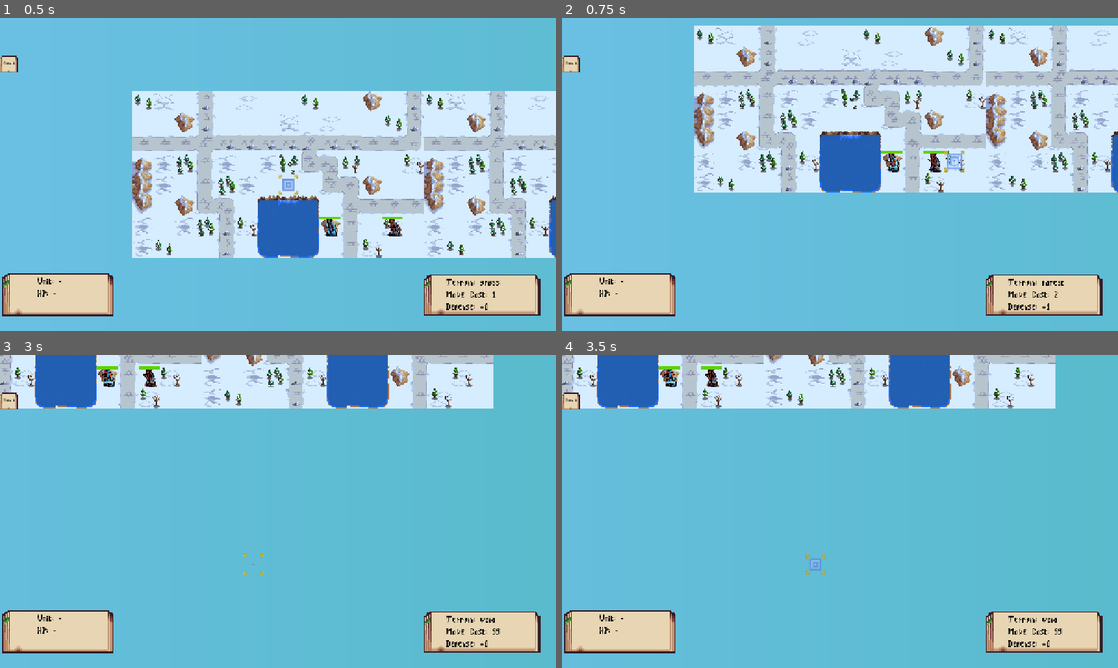
Above: before the commit, frames 1-4 (two rows, left to right).
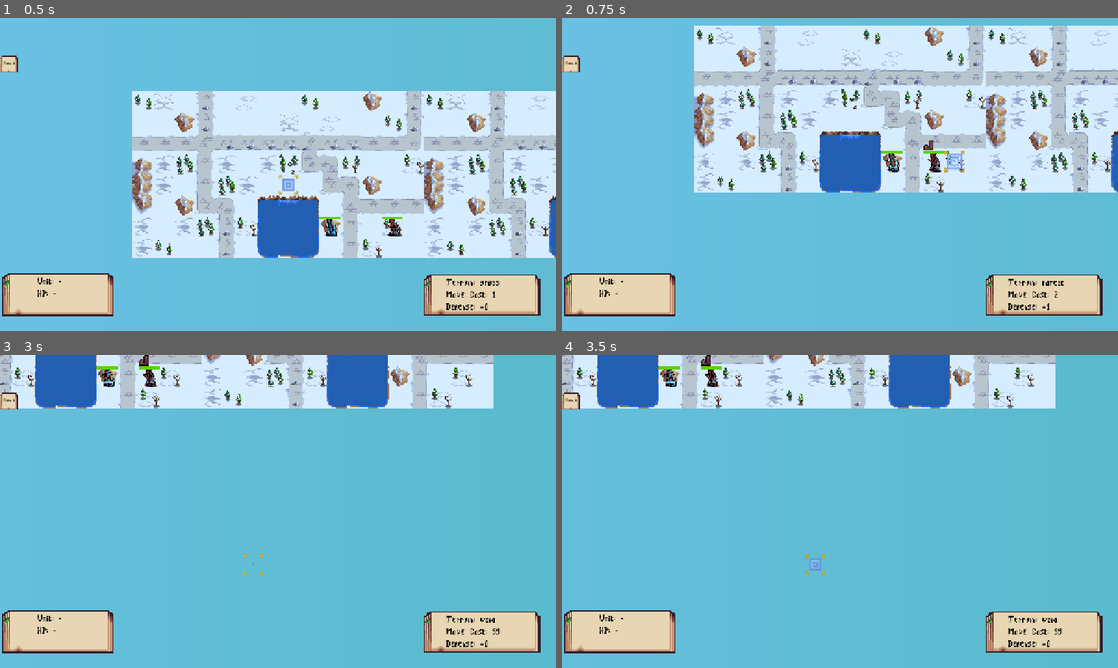
Above: after the commit, the same moments.

Repository: SpangelyWalnuts/Arcana-1.0-Demo
Game: Godot game, scene res://scenes/core/Main.tscn
The game is run twice, just before and just after one commit, with the same random seed, the same clock (stepped at 60 frames per second) and the same inputs. This scene is started directly instead of the project's main scene.
Inputs (mouse positions are in pixels of both pictures, inside the frame that each line leads up to):
- Up to frame 1 (0.5 s): no input
- Up to frame 2 (0.75 s): tap Enter at 0.5 s; move the mouse to (962, 158) at 0.52 s; hold S (camera_down) from 0.53 s (still down); click (962, 158) at 0.67 s
- Up to frame 3 (3 s): move the mouse to (166, 527) at 1.27 s; release S (camera_down) at 1.28 s; tap A (camera_left) at 1.35 s; click (166, 527) at 1.42 s; tap Space at 2 s; move the mouse to (333, 442) at 2.02 s; hold D (camera_right) 2.03-2.78 s; click (333, 442) at 2.17 s; move the mouse to (250, 574) at 2.77 s; tap W (camera_up) at 2.85 s; click (250, 574) at 2.92 s
- Up to frame 4 (3.5 s): no input

Frame 1 is identical in both runs. In frame 2, less than 0.1% of the frame differs, in the area x 65-67%, y 39-43%; in frame 3, less than 0.1%, in the area x 25-27%, y 0-4%; in frame 4, less than 0.1%.

Commit message:
STABLE bug fixes
Fixed skill damage bug
Fixed icons

Mostly UI pass
added enemy attack ranges

Diff:
--- a/Arcana 1.0 - Revert/data/skills/Pyromancer/Fireball.tres
+++ b/Arcana 1.0 - Revert/data/skills/Pyromancer/Fireball.tres
@@ -4,8 +4,9 @@
 
 [resource]
 script = ExtResource("1_nak34")
-name = "FIreball"
+name = "Fireball"
 mana_cost = 4
 cast_range = 5
 aoe_radius = 2
+flat_power = 1
 target_type = 1
--- a/Arcana 1.0 - Revert/data/unit_classes/Artificer.tres
+++ b/Arcana 1.0 - Revert/data/unit_classes/Artificer.tres
@@ -1,9 +1,10 @@
-[gd_resource type="Resource" script_class="UnitClass" load_steps=5 format=3 uid="uid://bvkvy6vfo1ylc"]
+[gd_resource type="Resource" script_class="UnitClass" load_steps=6 format=3 uid="uid://bvkvy6vfo1ylc"]
 
 [ext_resource type="Script" uid="uid://b823ipo4ebjd5" path="res://scripts/data/unit_class.gd" id="1_i74ft"]
 [ext_resource type="Script" uid="uid://sakf75ug1g8j" path="res://scripts/data/skill.gd" id="2_av64s"]
 [ext_resource type="Resource" uid="uid://83hx2jarskvu" path="res://data/skills/artificer/alacrity.tres" id="3_ash0m"]
 [ext_resource type="Resource" uid="uid://4p4g2olvpi2h" path="res://data/skills/artificer/insight.tres" id="4_p2xr4"]
+[ext_resource type="Texture2D" uid="uid://dohdap1fk0eus" path="res://art/Alchemist_Map_Sprite.png" id="5_ash0m"]
 
 [resource]
 script = ExtResource("1_i74ft")
@@ -17,3 +18,4 @@
 growth_defense = 0.3
 growth_move = 0.0
 growth_mana = 1.0
+sprite_texture = ExtResource("5_ash0m")
--- a/Arcana 1.0 - Revert/data/unit_classes/Druid.tres
+++ b/Arcana 1.0 - Revert/data/unit_classes/Druid.tres
@@ -1,9 +1,11 @@
-[gd_resource type="Resource" script_class="UnitClass" load_steps=5 format=3 uid="uid://dr514xgg3ujki"]
+[gd_resource type="Resource" script_class="UnitClass" load_steps=7 format=3 uid="uid://dr514xgg3ujki"]
 
 [ext_resource type="Script" uid="uid://b823ipo4ebjd5" path="res://scripts/data/unit_class.gd" id="1_851fg"]
+[ext_resource type="Texture2D" uid="uid://dsl8culjlvove" path="res://art/units/druid/Druid Icon.png" id="1_fmy7s"]
 [ext_resource type="Script" uid="uid://sakf75ug1g8j" path="res://scripts/data/skill.gd" id="2_nnrtr"]
 [ext_resource type="Resource" uid="uid://ci844ttgxgesx" path="res://data/skills/druid/Entangling Vines.tres" id="3_h63y4"]
 [ext_resource type="Resource" uid="uid://c7j2c7apo5id" path="res://data/skills/druid/Earths_Bounty.tres" id="4_jbx38"]
+[ext_resource type="Texture2D" uid="uid://5vs3tvwphfuf" path="res://art/units/druid/Druid Map.png" id="5_jbx38"]
 
 [resource]
 script = ExtResource("1_851fg")
@@ -17,3 +19,6 @@
 growth_defense = 0.3
 growth_move = 0.0
 growth_mana = 0.2
+sprite_texture = ExtResource("5_jbx38")
+portrait_texture = ExtResource("1_fmy7s")
+icon_texture = ExtResource("1_fmy7s")
--- a/Arcana 1.0 - Revert/scenes/core/Main.tscn
+++ b/Arcana 1.0 - Revert/scenes/core/Main.tscn
@@ -1,8 +1,10 @@
-[gd_scene load_steps=65 format=3 uid="uid://n3fdkibgiero"]
+[gd_scene load_steps=67 format=3 uid="uid://n3fdkibgiero"]
 
 [ext_resource type="Script" uid="uid://h2yfgpr5nkon" path="res://scripts/core/Main.gd" id="1_v0fxp"]
+[ext_resource type="PackedScene" uid="uid://dtcrbthviju4m" path="res://scenes/ui/SelectionRing.tscn" id="2_8kqbm"]
 [ext_resource type="PackedScene" uid="uid://cdxb46fgjtu0c" path="res://scenes/units/Unit.tscn" id="2_dau2k"]
 [ext_resource type="Script" uid="uid://corb5o4r3fpqi" path="res://scripts/battle_objective.gd" id="2_j15km"]
+[ext_resource type="PackedScene" uid="uid://0sr0345y8pe3" path="res://scenes/ui/FloatingText.tscn" id="3_kylyq"]
 [ext_resource type="PackedScene" uid="uid://r6ncydstrjf5" path="res://scenes/RangeTile.tscn" id="3_ld2r7"]
 [ext_resource type="PackedScene" uid="uid://bar32phypb100" path="res://scenes/AttackTile.tscn" id="4_nxm05"]
 [ext_resource type="Script" uid="uid://bsqdk8ekr04j0" path="res://scripts/core/grid_controller.gd" id="5_x24xt"]
@@ -156,7 +158,9 @@
 
 [node name="Main" type="Node2D"]
 script = ExtResource("1_v0fxp")
+selection_ring_scene = ExtResource("2_8kqbm")
 use_procedural_map = true
+floating_text_scene = ExtResource("3_kylyq")
 battle_objective = SubResource("Resource_57s6d")
 unit_scene = ExtResource("2_dau2k")
 range_tile_scene = ExtResource("3_ld2r7")
@@ -350,10 +354,9 @@
 theme_override_styles/panel = SubResource("StyleBoxTexture_d7485")
 
 [node name="StatusIcons" type="HBoxContainer" parent="UI/TileInfoPanel/Panel2"]
-visible = false
 layout_mode = 0
 offset_left = 26.0
-offset_top = 63.0
+offset_top = 68.0
 offset_right = 81.0
 offset_bottom = 81.0
 
--- /dev/null
+++ b/Arcana 1.0 - Revert/scenes/ui/SelectionRing.tscn
@@ -0,0 +1,10 @@
+[gd_scene load_steps=2 format=3 uid="uid://dtcrbthviju4m"]
+
+[ext_resource type="Texture2D" uid="uid://ptcjdkn0dv7q" path="res://art/ui/Selection.png" id="1_5cupy"]
+
+[node name="Node2D" type="Node2D"]
+
+[node name="Sprite2D" type="Sprite2D" parent="."]
+modulate = Color(1, 1, 0, 0.6)
+texture = ExtResource("1_5cupy")
+offset = Vector2(16, 16)
--- a/Arcana 1.0 - Revert/scenes/units/Unit.tscn
+++ b/Arcana 1.0 - Revert/scenes/units/Unit.tscn
@@ -1,10 +1,16 @@
-[gd_scene load_steps=3 format=3 uid="uid://cdxb46fgjtu0c"]
+[gd_scene load_steps=6 format=3 uid="uid://cdxb46fgjtu0c"]
 
 [ext_resource type="Script" uid="uid://c2kfu4b3sbqbo" path="res://scripts/units/unit.gd" id="1_fqlnf"]
+[ext_resource type="Texture2D" uid="uid://nhlhj45xxg6w" path="res://art/ui/status_icons/Attacking.png" id="2_5uit4"]
 [ext_resource type="Texture2D" uid="uid://cpb0iwxqmhhux" path="res://art/units/Cryomancer map.png" id="2_gocqw"]
+[ext_resource type="Texture2D" uid="uid://bd1vjbh0qxb" path="res://art/ui/status_icons/Moving.png" id="3_e2ob1"]
+[ext_resource type="Texture2D" uid="uid://b78urms4wqv82" path="res://art/ui/status_icons/fatigue.png" id="4_5uit4"]
 
 [node name="Units" type="Node2D"]
 script = ExtResource("1_fqlnf")
+intent_attack_texture = ExtResource("2_5uit4")
+intent_move_texture = ExtResource("3_e2ob1")
+intent_wait_texture = ExtResource("4_5uit4")
 
 [node name="Sprite2D" type="Sprite2D" parent="."]
 texture_filter = 1
@@ -13,9 +19,10 @@
 centered = false
 
 [node name="StatusIcons" type="HBoxContainer" parent="."]
-offset_top = -44.0
-offset_right = 40.0
-offset_bottom = -4.0
+offset_left = 1.0
+offset_top = 26.0
+offset_right = 31.0
+offset_bottom = 31.0
 size_flags_horizontal = 4
 mouse_filter = 2
 
@@ -37,3 +44,10 @@
 offset_bottom = 24.0
 mouse_filter = 2
 color = Color(0.36232832, 0.82887036, 3.85046e-07, 1)
+
+[node name="IntentIcon" type="TextureRect" parent="."]
+texture_filter = 1
+texture_repeat = 1
+custom_minimum_size = Vector2(-8, -8)
+offset_top = -17.0
+offset_bottom = -17.0
--- a/Arcana 1.0 - Revert/scripts/core/Main.gd
+++ b/Arcana 1.0 - Revert/scripts/core/Main.gd
@@ -18,6 +18,11 @@
 
 # Helper to avoid incrementing turn before the first real player phase
 var _first_player_phase_done: bool = false
+
+@export var selection_ring_scene: PackedScene
+
+var _selection_ring: Node2D = null
+var _selection_ring_tween: Tween = null
 
 @onready var skill_system: SkillSystem = $SkillSystem
 @export var use_procedural_map: bool = false
@@ -72,6 +77,9 @@
 var active_attack_tiles: Array[Node2D] = []    # NEW: attack tiles
 var active_skill_preview_tiles: Array = []
 var last_preview_tile: Vector2i = Vector2i(-999, -999)
+# Enemy hover attack-preview tiles
+var active_enemy_attack_tiles: Array[Node2D] = []
+var _enemy_preview_unit: Node2D = null
 
 
 func _ready() -> void:
@@ -81,6 +89,13 @@
 	skill_menu.skill_selected.connect(_on_skill_menu_selected)
 	skill_menu.skill_selected.connect(_on_skill_menu_skill_selected)
 	_update_turn_label()
+
+		# --- Selection ring setup ---
+	if selection_ring_scene != null:
+		_selection_ring = selection_ring_scene.instantiate()
+		overlay.add_child(_selection_ring)  # put it above the map
+		_selection_ring.visible = false
+
 	if music_player != null:
 		music_player.play()
 		# Make sure end-of-battle panels start hidden
@@ -256,6 +271,7 @@
 
 	combat_manager.perform_attack(selected_unit, target)
 	selected_unit = null
+	_update_selection_ring(null)
 	input_mode = InputMode.FREE
 	clear_all_ranges()
 	action_menu.hide_menu()
@@ -295,6 +311,7 @@
 		selected_unit.has_acted = true
 		_play_deselect_fx(selected_unit)
 		selected_unit = null
+		_update_selection_ring(null)
 		clear_all_ranges()
 
 		if action_menu.has_method("hide_menu"):
@@ -337,6 +354,7 @@
 
 	_play_deselect_fx(selected_unit)
 	selected_unit = null
+	_update_selection_ring(null)
 	clear_all_ranges()
 
 	if action_menu.has_method("hide_menu"):
@@ -376,6 +394,7 @@
 
 	# Clear selection and range after casting
 	selected_unit = null
+	_update_selection_ring(null)
 	clear_all_ranges()
 
 func _try_select_unit_at_tile(tile: Vector2i) -> void:
@@ -394,6 +413,7 @@
 			_play_deselect_fx(selected_unit)
 
 		selected_unit = unit
+		_update_selection_ring(selected_unit)
 		_focus_camera_on_unit(selected_unit)
 		input_mode = InputMode.AWAIT_ACTION
 		clear_all_ranges()
@@ -415,7 +435,8 @@
 		clear_all_ranges()
 		action_menu.hide_menu()
 		skill_menu.hide_menu()
-
+		# 🔹 Hide ring
+		_update_selection_ring(null)
 
 func _try_move_selected_unit_to_tile(tile: Vector2i) -> void:
 	if selected_unit == null:
@@ -442,6 +463,7 @@
 		else:
 			print("Enemy is out of attack range.")
 			selected_unit = null
+			_update_selection_ring(null)
 			clear_all_ranges()
 		return
 
@@ -465,6 +487,7 @@
 		selected_unit.get_node("Sprite2D").modulate = Color.WHITE
 
 	selected_unit = null
+	_update_selection_ring(null)
 	clear_all_ranges()
 
 	if _all_player_units_have_acted():
@@ -486,11 +509,19 @@
 			_apply_status_skill(user, target, skill)
 
 		Skill.EffectType.TERRAIN:
-			# Terrain manipulation skills (walls, vines, spikes, etc.)
-			print("debug")
-
-			# Default: DAMAGE
+			# Terrain manipulation skills are usually handled via tile targeting
+			# (is_terrain_object_skill path). If a TERRAIN skill somehow targets
+			# a unit, we just log it for now.
+			print("Terrain skill targeted a unit; no direct unit effect implemented.")
+
+		Skill.EffectType.DAMAGE:
+			# 🔹 This is what Fireball / Lightning Bolt / etc. need
 			_apply_skill_damage(user, target, skill)
+
+		_:
+			# Fallback: treat unknown types as damage, just in case.
+			_apply_skill_damage(user, target, skill)
+
 
 
 func _apply_skill_heal(user, target, skill: Skill) -> void:
@@ -519,18 +550,25 @@
 	if user == null or target == null or skill == null:
 		return
 
-	# 🔹 Include atk buffs/debuffs
-	var atk_bonus: int = StatusManager.get_atk_bonus(user)
-	var base_attack: int = user.atk + atk_bonus
+	# Base offensive stat – later you can branch on magic vs physical
+	var base_attack: int = user.atk
 
 	var raw: float = float(base_attack) * skill.power_multiplier + float(skill.flat_power)
 	var amount: int = int(round(raw))
 	if amount < 1:
 		amount = 1
 
-	target.hp = max(target.hp - amount, 0)
-	if target.has_method("update_hp_bar"):
-		target.update_hp_bar()
+	# 🔹 Use the same damage pipeline as basic attacks
+	var survived: bool = target.take_damage(amount)
+
+	# Optional: print / popups / SFX
+	print(user.name, " hits ", target.name, " with ", skill.name, " for ", amount, " damage (skill).")
+
+	# If you want, you can branch on survived:
+	# if not survived:
+	#     # extra VFX or log on kill
+	#     pass
+
 
 
 
@@ -690,6 +728,9 @@
 
 			_reset_player_units()
 
+			# 🔹 NEW: recompute enemy intents at the start of player phase
+			_update_enemy_intents()
+
 		turn_manager.Phase.ENEMY:
 			# Enemy's turn begins.
 			print("ENEMY PHASE")
@@ -736,6 +777,21 @@
 		at.position = grid.tile_to_world(tile)
 		active_attack_tiles.append(at)
 
+func _show_enemy_attack_preview(enemy: Node2D) -> void:
+	_clear_enemy_attack_preview()
+
+	if attack_tile_scene == null:
+		push_error("attack_tile_scene is not assigned in the inspector!")
+		return
+
+	# Reuse your FE-style attack range helper
+	var tiles: Array[Vector2i] = get_fe_attack_range(enemy)
+
+	for tile in tiles:
+		var at: Node2D = attack_tile_scene.instantiate()
+		overlay.add_child(at)
+		at.position = grid.tile_to_world(tile)
+		active_enemy_attack_tiles.append(at)
 
 
 func clear_attack_range() -> void:
@@ -744,10 +800,18 @@
 			at.queue_free()
 	active_attack_tiles.clear()
 
+func _clear_enemy_attack_preview() -> void:
+	for at in active_enemy_attack_tiles:
+		if is_instance_valid(at):
+			at.queue_free()
+	active_enemy_attack_tiles.clear()
+	_enemy_preview_unit = null
+
 func clear_all_ranges() -> void:
 	clear_move_range()
 	clear_attack_range()
 	clear_skill_preview()
+	_clear_enemy_attack_preview()
 
 func clear_skill_preview() -> void:
 	for node in active_skill_preview_tiles:
@@ -955,11 +1019,6 @@
 
 	print("Enemy phase done, back to player.")
 	turn_manager.end_turn()
-
-
-
-
-
 
 
 func _on_unit_died(unit) -> void:
@@ -1039,6 +1098,49 @@
 	_initial_player_unit_count = get_tree().get_nodes_in_group("player_units").size()
 
 
+#ENEMY INTENT ICON HELPER
+func _update_enemy_intents() -> void:
+	var enemies: Array = _get_enemy_units()
+	var players: Array = _get_player_units()
+
+	if players.is_empty():
+		# No players → clear intents
+		for enemy in enemies:
+			if enemy != null and is_instance_valid(enemy):
+				if enemy.has_method("set_intent_icon"):
+					enemy.set_intent_icon("")
+		return
+
+	for enemy in enemies:
+		if enemy == null or not is_instance_valid(enemy):
+			continue
+		if enemy.hp <= 0:
+			if enemy.has_method("set_intent_icon"):
+				enemy.set_intent_icon("")
+			continue
+
+		var target = _find_closest_player(enemy)
+		if target == null or not is_instance_valid(target):
+			if enemy.has_method("set_intent_icon"):
+				enemy.set_intent_icon("")
+			continue
+
+		var dist: int = _distance(enemy.grid_position, target.grid_position)
+
+		var intent: String = ""
+
+		# If they could attack right now from their current tile
+		if dist <= enemy.attack_range:
+			intent = "attack"
+		else:
+			# If they are prevented from moving, they effectively "wait"
+			if StatusManager.unit_has_flag(enemy, "prevent_move"):
+				intent = "wait"
+			else:
+				intent = "move"
+
+		if enemy.has_method("set_intent_icon"):
+			enemy.set_intent_icon(intent)
 
 
 # Menu Handler
@@ -1088,6 +1190,7 @@
 				selected_unit.get_node("Sprite2D").modulate = Color.WHITE
 
 			selected_unit = null
+			_update_selection_ring(null)
 			input_mode = InputMode.FREE
 			clear_all_ranges()
 			skill_menu.hide_menu()
@@ -1166,7 +1269,8 @@
 			clear_skill_preview()
 	# --- Combat forecast logic ---
 	_update_combat_forecast()
-
+	#ENEMY HOVER ATTACK PREVIEW
+	_update_enemy_hover_preview()
 # Camera Helper
 func _focus_camera_on_unit(unit) -> void:
 	if unit == null:
@@ -1201,6 +1305,7 @@
 				if selected_unit.has_node("Sprite2D"):
 					selected_unit.get_node("Sprite2D").modulate = Color.WHITE
 					_play_deselect_fx(selected_unit)
+					_update_selection_ring(null)
 				selected_unit = null
 				if action_menu.has_method("hide_menu"):
 					action_menu.hide_menu()
@@ -1217,6 +1322,7 @@
 			action_menu.hide()
 
 	input_mode = InputMode.FREE
+	_update_selection_ring(null)
 
 func _update_combat_forecast() -> void:
 	# Only show forecast when we're in ATTACK mode with a selected unit
@@ -1234,6 +1340,32 @@
 	else:
 		if combat_forecast_panel != null:
 			combat_forecast_panel.hide_forecast()
+
+#ENEMY HOVER RANGE UPDATE HELPER
+func _update_enemy_hover_preview() -> void:
+	# Optional: disable enemy preview when in the middle of player actions
+	if input_mode == InputMode.ATTACK \
+	or input_mode == InputMode.MOVE \
+	or input_mode == InputMode.SKILL_TARGET:
+		_clear_enemy_attack_preview()
+		return
+
+	if grid == null:
+		return
+
+	var tile: Vector2i = grid.cursor_tile
+	var unit = _get_unit_at_tile(tile)
+
+	# Only preview enemies
+	if unit != null and unit.team == "enemy" and is_instance_valid(unit):
+		# If we're still hovering the same enemy, do nothing
+		if unit == _enemy_preview_unit:
+			return
+
+		_enemy_preview_unit = unit
+		_show_enemy_attack_preview(unit)
+	else:
+		_clear_enemy_attack_preview()
 
 #TURN LABEL HELPER
 func _update_turn_label() -> void:
@@ -1259,7 +1391,9 @@
 		_play_deselect_fx(selected_unit)
 
 
+
 	selected_unit = unit
+	_update_selection_ring(selected_unit)
 	_focus_camera_on_unit(selected_unit)
 	input_mode = InputMode.AWAIT_ACTION
 	clear_all_ranges()
@@ -1735,3 +1869,42 @@
 
 		# Duration handling
 		eff.tick_duration()
+
+#SLECTION RING HELPER
+func _update_selection_ring(unit: Node2D) -> void:
+	if _selection_ring == null:
+		return
+
+	# No unit → hide ring
+	if unit == null or not is_instance_valid(unit):
+		_selection_ring.visible = false
+		if _selection_ring_tween != null and _selection_ring_tween.is_running():
+			_selection_ring_tween.kill()
+		return
+
+	# Position ring
+	_selection_ring.global_position = unit.global_position
+	_selection_ring.visible = true
+
+	# Kill old tween if any
+	if _selection_ring_tween != null and _selection_ring_tween.is_running():
+		_selection_ring_tween.kill()
+
+	# Start a pulsing tween (scale in/out loop)
+	_selection_ring.scale = Vector2.ONE
+	_selection_ring_tween = create_tween()
+	_selection_ring_tween.set_loops()  # infinite loop
+
+	_selection_ring_tween.tween_property(
+		_selection_ring,
+		"scale",
+		Vector2(1.15, 1.15),
+		0.4
+	).set_trans(Tween.TRANS_SINE).set_ease(Tween.EASE_IN_OUT)
+
+	_selection_ring_tween.tween_property(
+		_selection_ring,
+		"scale",
+		Vector2(0.95, 0.95),
+		0.4
+	).set_trans(Tween.TRANS_SINE).set_ease(Tween.EASE_IN_OUT)
--- a/Arcana 1.0 - Revert/scripts/systems/status_system.gd
+++ b/Arcana 1.0 - Revert/scripts/systems/status_system.gd
@@ -1,5 +1,4 @@
 extends Node
-
 
 signal status_changed(unit)
 # We use the Unit script's active_statuses array as the storage.
@@ -17,6 +16,26 @@
 	# optional: buffs (if you want icons for them too)
 	"atk_mod": preload("res://art/ui/status_icons/buff_atk.png"),
 	"def_mod": preload("res://art/ui/status_icons/buff_def.png"),
+	"mov_mod": preload("res://art/ui/status_icons/buff_mov.png"),
+}
+# Human-readable info for each status flag (used for tooltips)
+var STATUS_FLAG_INFO: Dictionary = {
+	"prevent_move": {
+		"name": "Fatigued",
+		"description": "Cannot move this turn."
+	},
+	"prevent_arcana": {
+		"name": "Silenced",
+		"description": "Cannot cast arcana."
+	},
+	"atk_mod": {
+		"name": "Power Up",
+		"description": "Attack increased."
+	},
+	"def_mod": {
+		"name": "Guard Up",
+		"description": "Defense increased."
+	},
 }
 
 
@@ -182,9 +201,22 @@
 				var icon := TextureRect.new()
 				icon.texture = tex
 				icon.stretch_mode = TextureRect.STRETCH_KEEP_ASPECT_CENTERED
-				icon.custom_min_size = Vector2(12, 12)
+				icon.custom_minimum_size = Vector2(12, 12)
+
+				# 🔹 Tooltip: name + description
+				var info: Dictionary = STATUS_FLAG_INFO.get(key, {})
+				var label: String = String(info.get("name", key.capitalize()))
+				var desc: String  = String(info.get("description", ""))
+
+				var tooltip: String = label
+				if desc != "":
+					tooltip += "\n" + desc
+
+				icon.tooltip_text = tooltip
 
 				container.add_child(icon)
+
+
 
 #MAP ICON HELPER CODE
 func get_icon_for_flag(flag_name: String) -> Texture2D:
--- a/Arcana 1.0 - Revert/scripts/ui/tile_info_panel.gd
+++ b/Arcana 1.0 - Revert/scripts/ui/tile_info_panel.gd
@@ -2,15 +2,15 @@
 
 @export var grid: Node          # Assign Grid node in inspector
 
-@onready var terrain_label: Label     = $Panel/VBoxContainer/TerrainLabel
-@onready var move_cost_label: Label   = $Panel/VBoxContainer/MoveCostLabel
-@onready var defense_label: Label     = $Panel/VBoxContainer/DefenseLabel
+@onready var terrain_label: Label      = $Panel/VBoxContainer/TerrainLabel
+@onready var move_cost_label: Label    = $Panel/VBoxContainer/MoveCostLabel
+@onready var defense_label: Label      = $Panel/VBoxContainer/DefenseLabel
 
-@onready var unit_name_label: Label   = $Panel2/VBoxContainer/UnitNameLabel
-@onready var unit_hp_label: Label     = $Panel2/VBoxContainer/UnitHPLabel
-@onready var unit_stats_label: Label  = $Panel2/VBoxContainer/UnitStatsLabel
+@onready var unit_name_label: Label    = $Panel2/VBoxContainer/UnitNameLabel
+@onready var unit_hp_label: Label      = $Panel2/VBoxContainer/UnitHPLabel
+@onready var unit_stats_label: Label   = $Panel2/VBoxContainer/UnitStatsLabel
 @onready var unit_portrait: TextureRect = $Panel2/UnitPortrait
-@onready var status_icon_container: HBoxContainer = $Panel2/StatusIcons
+@onready var unit_status_icons: HBoxContainer = $Panel2/StatusIcons  # 🔹 NEW
 
 var _last_tile: Vector2i = Vector2i(-999, -999)
 
@@ -103,7 +103,7 @@
 				tex = unit.unit_class.portrait_texture
 			unit_portrait.texture = tex
 
-		_update_status_icons(unit)
+		_update_status_icons(unit)   # 🔹 icons when there IS a unit
 	else:
 		unit_name_label.text = "Unit: -"
 		unit_hp_label.text = "HP: -"
@@ -111,7 +111,7 @@
 		if unit_portrait != null:
 			unit_portrait.texture = null
 
-		_update_status_icons(null)
+		_update_status_icons(null)   # 🔹 clear icons when no unit
 
 
 func _get_unit_at_tile(tile: Vector2i):
@@ -128,35 +128,16 @@
 
 
 func _update_status_icons(unit) -> void:
-	if status_icon_container == null:
+	if unit_status_icons == null:
 		return
 
-	# Clear existing icons
-	for child in status_icon_container.get_children():
+	# Clear previous icons
+	for child in unit_status_icons.get_children():
 		child.queue_free()
 
 	if unit == null:
-		status_icon_container.visible = false
 		return
 
-	# Get flags from StatusManager (autoload)
-	var flags: Dictionary = StatusManager.get_flags_for_unit(unit)
-	if flags.is_empty():
-		status_icon_container.visible = false
-		return
-
-	for flag_name in flags.keys():
-		if not bool(flags[flag_name]):
-			continue
-
-		var tex: Texture2D = StatusManager.get_icon_for_flag(flag_name)
-		if tex == null:
-			continue
-
-		var icon_rect := TextureRect.new()
-		icon_rect.texture = tex
-		icon_rect.custom_min_size = Vector2(16, 16)
-		icon_rect.stretch_mode = TextureRect.STRETCH_KEEP_ASPECT_CENTERED
-		status_icon_container.add_child(icon_rect)
-
-	status_icon_container.visible = status_icon_container.get_child_count() > 0
+	# Delegate to StatusManager helper that uses STATUS_ICON_TEXTURES
+	if StatusManager != null and StatusManager.has_method("refresh_icons_for_unit"):
+		StatusManager.refresh_icons_for_unit(unit, unit_status_icons)
--- a/Arcana 1.0 - Revert/scripts/units/unit.gd
+++ b/Arcana 1.0 - Revert/scripts/units/unit.gd
@@ -25,6 +25,14 @@
 var defense: int = 1
 var attack_range: int = 1
 
+# --- Enemy intent icon support ---
+@onready var intent_icon: TextureRect = $IntentIcon
+
+@export var intent_attack_texture: Texture2D
+@export var intent_move_texture: Texture2D
+@export var intent_wait_texture: Texture2D
+
+var current_intent: String = ""  # "attack", "move", "wait", or ""
 
 @onready var hp_bg: ColorRect   = $HPBar/BG
 @onready var hp_fill: ColorRect = $HPBar/Fill
@@ -128,6 +136,9 @@
 		add_to_group("player_units")
 	elif team == "enemy":
 		add_to_group("enemy_units")
+	# Hide intent icon for player units by default
+	if team == "player":
+		set_intent_icon("")
 
 	# Cache status icon root if present
 	if has_node("StatusIcons"):
@@ -268,3 +279,34 @@
 		var lbl2 := Label.new()
 		lbl2.text = "⛔ Move"
 		status_icons_root.add_child(lbl2)
+
+#Intent icon helper
+func set_intent_icon(intent: String) -> void:
+	current_intent = intent
+
+	if intent_icon == null:
+		return
+
+	var tex: Texture2D = null
+	var tooltip: String = ""
+
+	match intent:
+		"attack":
+			tex = intent_attack_texture
+			tooltip = "Will attack if in range."
+		"move":
+			tex = intent_move_texture
+			tooltip = "Will move toward the nearest target."
+		"wait":
+			tex = intent_wait_texture
+			tooltip = "Cannot move or will wait this turn."
+		_:
+			tex = null
+			tooltip = ""
+
+	intent_icon.texture = tex
+	intent_icon.visible = tex != null
+
+	# 🔹 Tooltip text (shown when you hover the icon)
+	if intent_icon is Control:
+		intent_icon.tooltip_text = tooltip
Binary file added: Arcana 1.0 - Revert/art/Alchemist_Map_Sprite.png
Not shown, added: Arcana 1.0 - Revert/art/Alchemist_Map_Sprite.png.import
Binary file added: Arcana 1.0 - Revert/art/ui/Selection.png
Not shown, added: Arcana 1.0 - Revert/art/ui/Selection.png.import
Binary file added: Arcana 1.0 - Revert/art/ui/status_icons/Attacking.png
Not shown, added: Arcana 1.0 - Revert/art/ui/status_icons/Attacking.png.import
Binary file added: Arcana 1.0 - Revert/art/ui/status_icons/Moving.png
Not shown, added: Arcana 1.0 - Revert/art/ui/status_icons/Moving.png.import
Binary file changed: Arcana 1.0 - Revert/art/ui/status_icons/buff_atk.png
Binary file changed: Arcana 1.0 - Revert/art/ui/status_icons/buff_def.png
Not shown, changed: Arcana 1.0 - Revert/art/ui/status_icons/buff_def.png.import
Binary file added: Arcana 1.0 - Revert/art/ui/status_icons/buff_mov.png
(and 7 more such lines)
